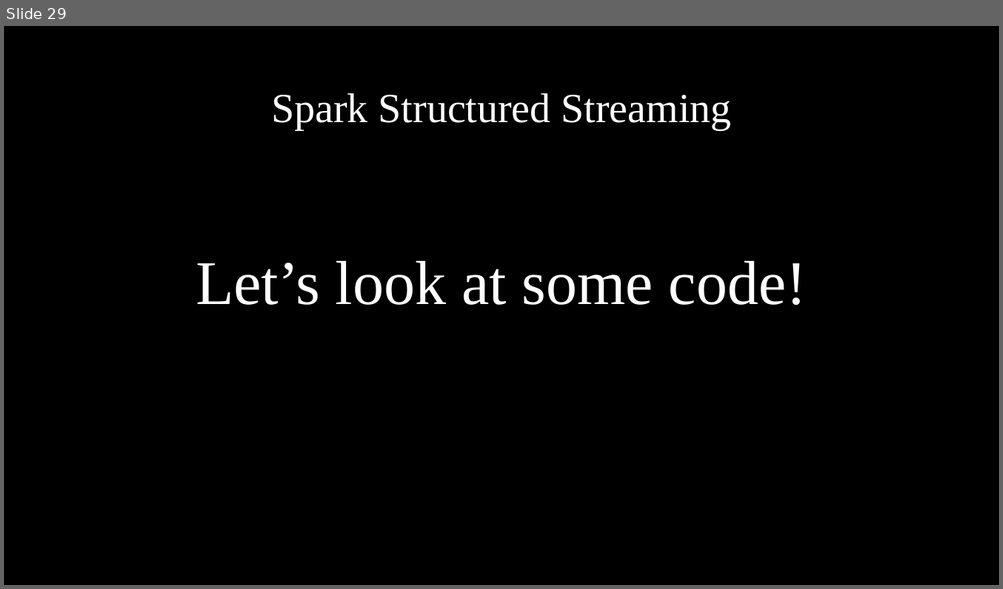
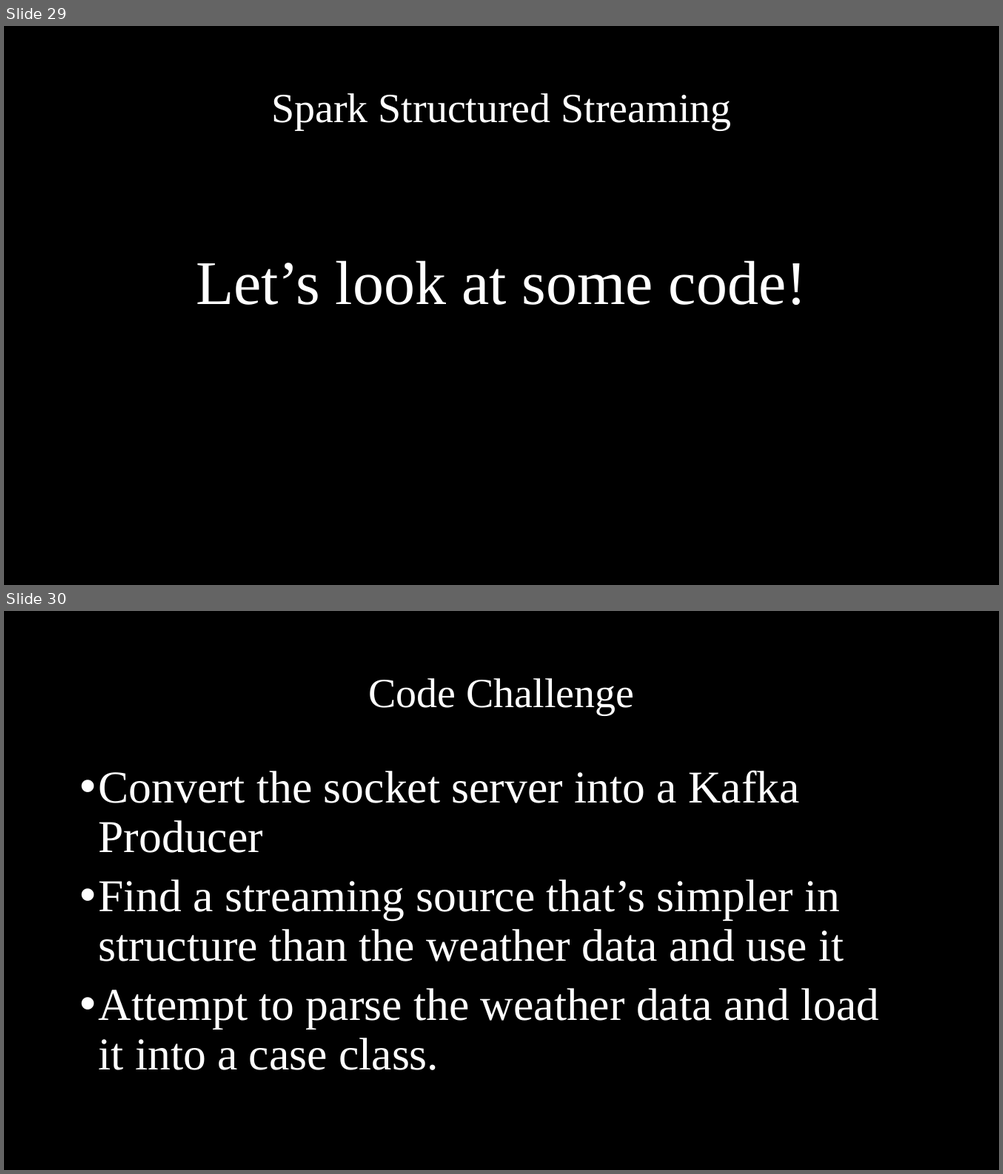
Before and after one commit to MassStreetAnalytics/iot-with-satori, a slide deck: Documents/IoT With Satori.pptx. Shown one above the other, each under a label of ours: slide 29 before the commit, slides 29 and 30 after it. The pictures are 1003x589 and 1003x1174 pixels, drawn with LibreOffice and Linux fonts; fonts in the diff are those of the drawing; background and template pictures are left out. Boxes give left, top, right and bottom in pixels: in the first picture for what was removed or moved away, otherwise in the second. Text is boxed around its words. In the diff, an @@ line names an element or a change of style, - is before the commit and + after.

```diff
--- a/Documents/IoT With Satori.pptx
+++ b/Documents/IoT With Satori.pptx
@@ slide 30 added at [4,611,999,1170], background picture (left out) @@
@@ title added at [369,678,634,715], 40 pt, text #FFFFFF @@
+Code Challenge
@@ text added at [99,770,879,1071], 44 pt, text #FFFFFF @@
+• Convert the socket server into a Kafka Producer
+• Find a streaming source that’s simpler in structure than the weather data and use it
+• Attempt to parse the weather data and load it into a case class.
```
Also in this commit, not shown: 2 other files.
